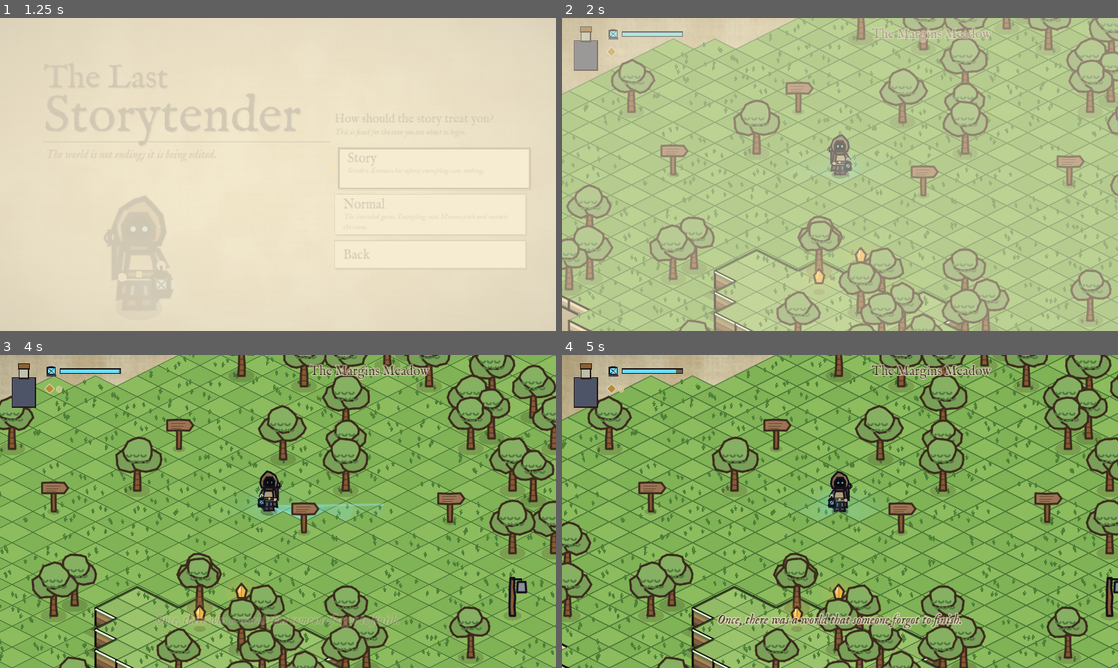
Above: before the commit, frames 1-4 (two rows, left to right).
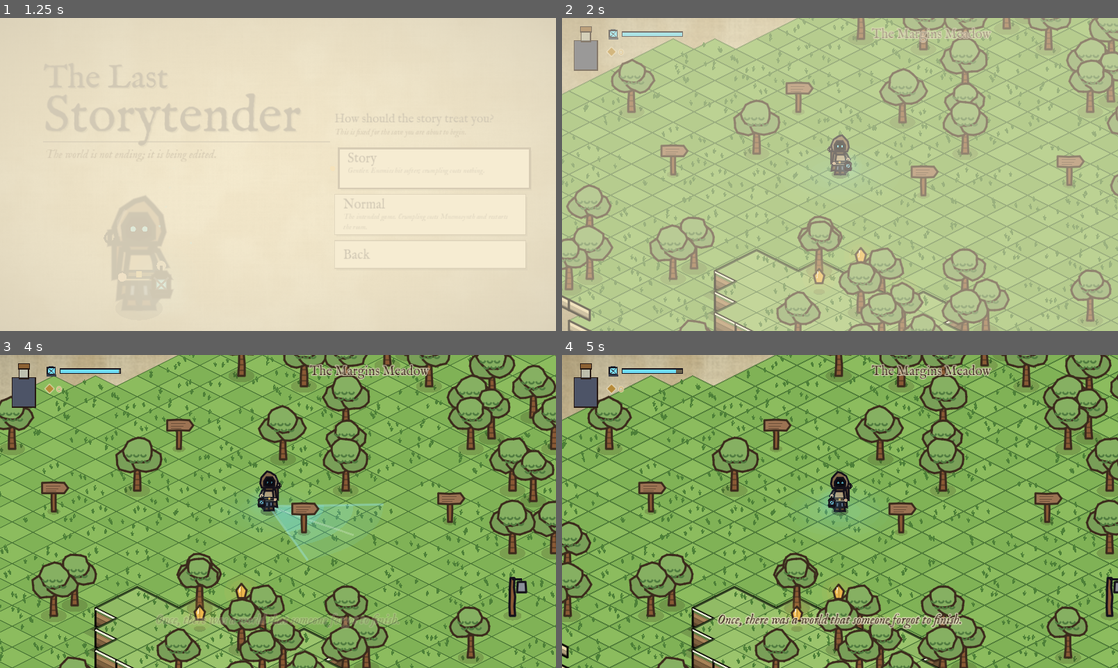
Above: after the commit, the same moments.

Repository: calebwilsonit-tech/The_Last_Storytender
Game: Godot game, scene res://scenes/title.tscn
Same seed, same stepped clock (60 frames per second), same inputs: the game is played once before the commit and once after it.
Inputs (mouse positions are in pixels of both pictures, inside the frame that each line leads up to):
- Up to frame 1 (1.25 s): tap Enter (ui_accept) at 0.5 s; drag from (428, 215) to (333, 105) at 0.52 s
- Up to frame 2 (2 s): drag from (728, 190) to (812, 237) at 1.27 s
- Up to frame 3 (4 s): move the mouse to (333, 442) at 2.02 s; hold D (move_right) 2.03-2.75 s; hold R (echo) 2.03-2.75 s; drag from (250, 574) to (111, 464) at 2.77 s; move the mouse to (444, 558) at 3.52 s; hold A (move_left) from 3.53 s (still down); hold Q (lantern) from 3.53 s (still down); tap Enter (ui_accept) at 3.77 s
- Up to frame 4 (5 s): tap Enter (ui_accept) at 4.07 s; release A (move_left) at 4.25 s; release Q (lantern) at 4.25 s; drag from (673, 464) to (756, 433) at 4.27 s

Frame 1 is identical in both runs. In frame 2, less than 0.1% of the frame differs, in the area x 2-69%, y 80-100%; in frame 3, 0.8%, in the area x 17-64%, y 49-100%; in frame 4, 0.2%.

Commit message:
Fix draw-order flicker: flat ground always behind actors, walls/stairs ordered by cell row via z_index, actors and props ordered by the row of cells they occupy
Co-Authored-By: Claude Sonnet 5.5 <noreply@anthropic.com>
Claude-Session: https://claude.ai/code/session_016gJ6h7fwHSB3wbPLZqVGQo

Diff:
--- a/scripts/iso_floor.gd
+++ b/scripts/iso_floor.gd
@@ -104,14 +104,37 @@
 		if not by_s.has(s):
 			by_s[s] = []
 		by_s[s].append(cell)
+	# Two nodes per diagonal row, because actors are sorted among them by their y position:
+	#  - the GROUND node paints flat tops very early, so a tile can never paint over the feet or
+	#    shadow of anything standing near it (which flickered as you crossed a tile edge);
+	#  - the EDGE node sits just behind actors on this row and paints what can really hide them:
+	#    cliff faces, stairs, plot holes, and the tops of ground that is higher than what lies behind.
 	for s: int in by_s.keys():
-		var sl := IsoSlice.new()
-		sl.floor_ref = self
-		sl.cells.assign(by_s[s])
-		# Sort key just behind actors standing on this diagonal row.
-		sl.position = Vector2(0.0, (s - 0.5) * Iso.TILE_H * 0.5)
-		parent.add_child(sl)
-		_slices.append(sl)
+		var diag_y: float = (s - 0.5) * Iso.TILE_H * 0.5
+		for m in [IsoSlice.GROUND, IsoSlice.EDGE]:
+			var sl := IsoSlice.new()
+			sl.floor_ref = self
+			sl.mode = m
+			sl.cells.assign(by_s[s])
+			sl.diag_y = diag_y
+			sl.position = Vector2(0.0, diag_y)
+			# Draw order comes from z_index, not from y: everything is ordered by which diagonal
+			# row of cells it belongs to, so nothing flips as you cross a cell.
+			#   flat ground tops  z = -2000 + s     (always behind every actor)
+			#   walls/stairs/holes z = 3s            (behind actors on this row, in front of the row behind)
+			#   actors             z = 3s + 1        (set each frame by LevelBase)
+			sl.z_index = (3 * s) if m == IsoSlice.EDGE else (-2000 + s)
+			parent.add_child(sl)
+			_slices.append(sl)
+
+## True when the ground behind this cell (toward -x or -y) is lower: the cell's own far-side
+## wall faces away from the camera, and the cell hides whatever stands below it.
+func back_lower(cell: Vector2i) -> bool:
+	var lv := level(cell)
+	for n in [cell + Vector2i(0, -1), cell + Vector2i(-1, 0)]:
+		if cells.has(n) and not stairs.has(n) and level(n) < lv:
+			return true
+	return false
 
 ## The ground is expensive to draw, so it only repaints when something changed: the camera
 ## moved a little, a mark is animating, a restoration wave is spreading, or a quarter of a
@@ -135,7 +158,7 @@
 	_idle = 0.0
 	dirty = false
 	for sl in _slices:
-		var near := absf(sl.position.y - focus.y) < Settings.cull_half().y + 190.0
+		var near := absf(sl.diag_y - focus.y) < Settings.cull_half().y + 190.0
 		if near:
 			sl.visible = true
 			sl.queue_redraw()
--- a/scripts/iso_slice.gd
+++ b/scripts/iso_slice.gd
@@ -3,8 +3,13 @@
 ## One diagonal row of the isometric page (cells sharing x + y). Draws tiles at
 ## their elevation, stacked-paper cliff faces, stairs, and plot holes.
 
+const GROUND := 1
+const EDGE := 2
+
 var floor_ref: IsoFloor
 var cells: Array[Vector2i] = []
+var mode := EDGE
+var diag_y := 0.0
 
 static func _h(x: int, y: int, k: int = 0) -> float:
 	return fposmod(sin(float(x) * 127.1 + float(y) * 311.7 + float(k) * 74.7) * 43758.5453, 1.0)
@@ -33,12 +38,17 @@
 		var gp := Iso.pt(Vector2(cell), z)
 		if absf(gp.x - f.x) > half.x or absf(gp.y - f.y) > half.y:
 			continue
-		if floor_ref.stairs.has(cell):
+		var solid_top := not floor_ref.stairs.has(cell) and kind != "#"
+		if mode == GROUND:
+			if solid_top and not floor_ref.back_lower(cell):
+				_draw_tile(cell, kind, z)
+		elif floor_ref.stairs.has(cell):
 			_draw_stairs(cell, kind)
 		elif kind == "#":
 			_draw_pit(cell, z)
 		else:
-			_draw_tile(cell, kind, z)
+			if floor_ref.back_lower(cell):
+				_draw_tile(cell, kind, z)
 			_draw_faces(cell, kind, z)
 
 func _draw_tile(cell: Vector2i, kind: String, z: float) -> void:
--- a/scripts/level_base.gd
+++ b/scripts/level_base.gd
@@ -304,6 +304,7 @@
 # --- Frame loop -----------------------------------------------------------------------
 func _process(delta: float) -> void:
 	_update_elevation(delta)
+	_update_sort_z()
 	_floor.focus = _camera.get_screen_center_position()
 	var size := get_viewport_rect().size
 	var view := size / _camera.zoom
@@ -315,6 +316,31 @@
 	_update_prompt()
 	_collect_crystals()
 	_level_process(delta)
+
+## Everything standing in the world is drawn in order of the diagonal row of cells it occupies
+## (z = 3 * (x + y) + 1), which matches the ground nodes in IsoFloor.build. Unlike sorting by y
+## position, this never flips while something crosses the middle of a cell.
+func _update_sort_z() -> void:
+	for n in _actors.get_children():
+		if n is IsoSlice or not (n is Node2D):
+			continue
+		if n.has_meta("z_done"):
+			continue
+		var node := n as Node2D
+		var cell := _floor.cell_at(node.position)
+		var s := cell.x + cell.y
+		var extra := 0
+		var flat := false
+		if node is Prop:
+			var pk: int = (node as Prop).kind
+			if pk == Prop.Kind.HOUSE or pk == Prop.Kind.FORGE:
+				extra = 1            # a 2x2 building spans one more row than its centre cell
+			elif pk == Prop.Kind.TABLE:
+				extra = int((node as Prop).table_len * 0.5)
+			node.set_meta("z_done", true)       # props never move
+		elif node is PressurePlate or node is EchoPlate or node is PasteGhost:
+			flat = true
+		node.z_index = 3 * (s + extra) + (0 if flat else 1)
 
 func _update_elevation(delta: float) -> void:
 	var target := _floor.height_at(_player.position) * Iso.LEVEL_H
